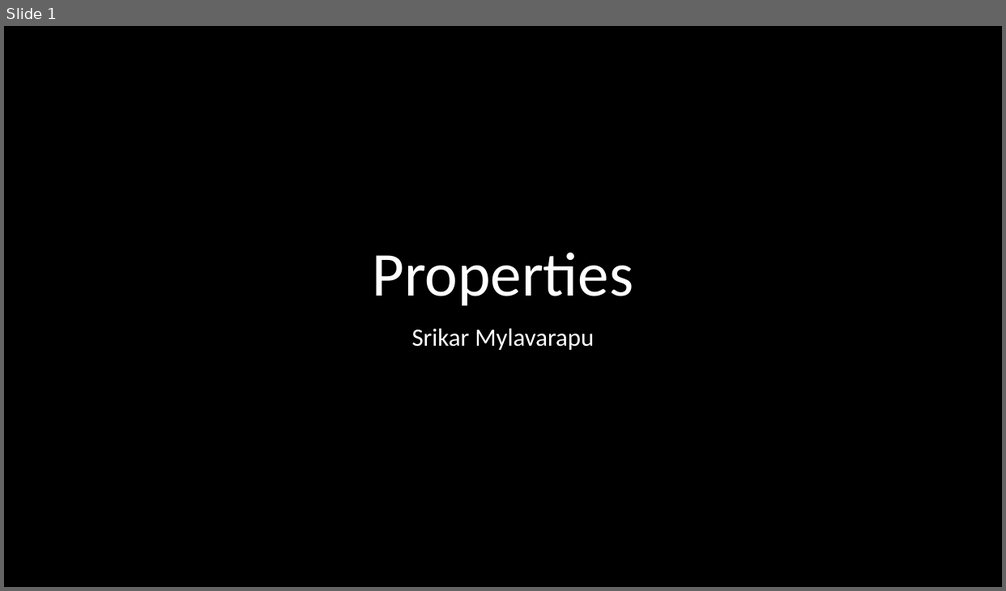
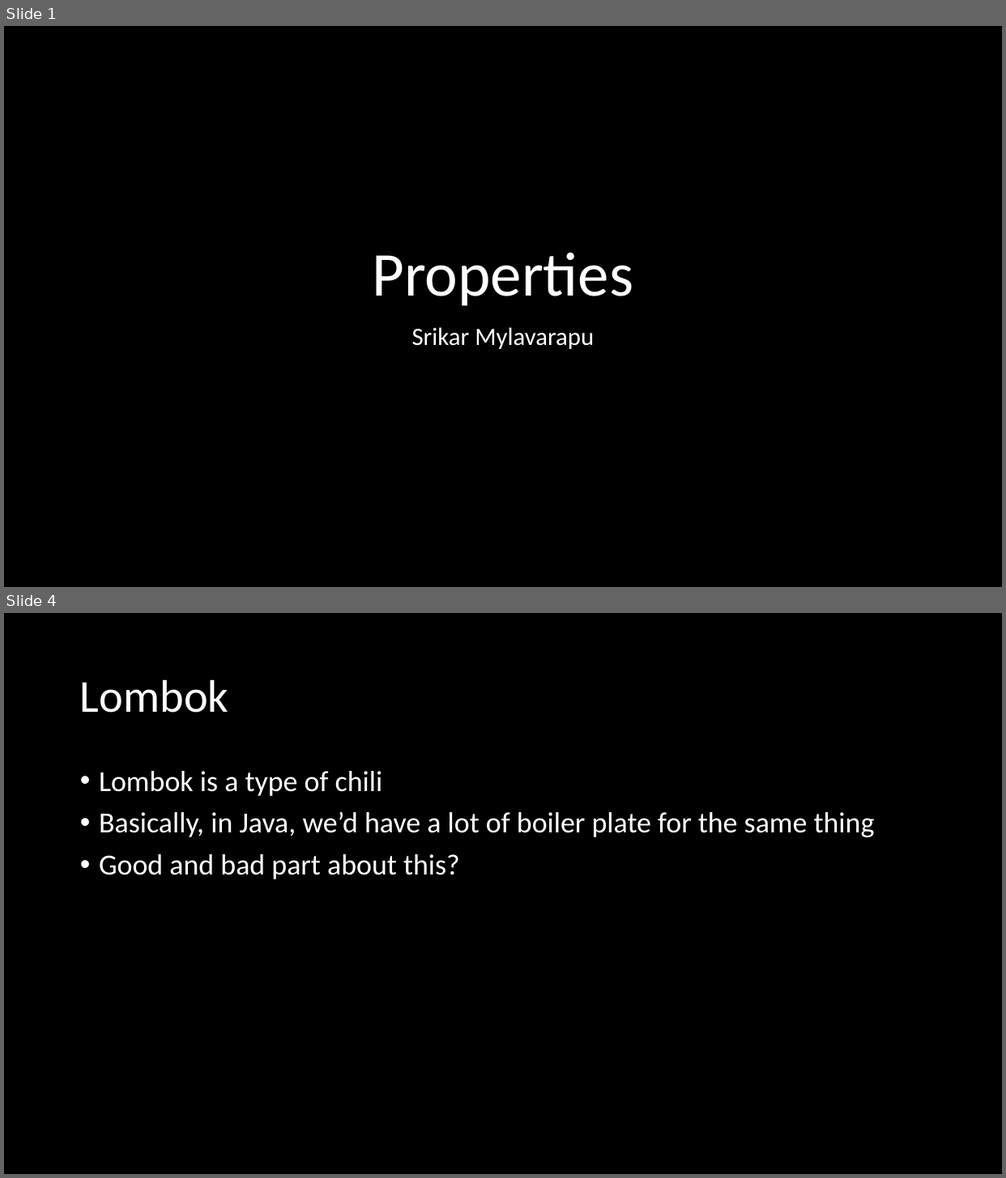
Before and after one commit to microsoft/Flash_University, a slide deck: CLR_via_CSharp/Chapter 10 - Properties/Properties.pptx. Shown one above the other, each under a label of ours: slide 1 before the commit, slides 1 and 4 after it; the slides between them are not shown. The pictures are 1006x591 and 1006x1178 pixels, drawn with LibreOffice and Linux fonts; fonts in the diff are those of the drawing. Boxes give left, top, right and bottom in pixels: in the first picture for what was removed or moved away, otherwise in the second. Text is boxed around its words. In the diff, an @@ line names an element or a change of style, - is before the commit and + after.

```diff
--- a/CLR_via_CSharp/Chapter 10 - Properties/Properties.pptx
+++ b/CLR_via_CSharp/Chapter 10 - Properties/Properties.pptx
@@ slide 4 added at (x1=4, y1=613, x2=1002, y2=1174), background #000000 @@
@@ title added at (x1=80, y1=679, x2=229, y2=713), 44 pt, text #FFFFFF @@
+Lombok
@@ text added at (x1=99, y1=771, x2=875, y2=879), 28 pt, text #FFFFFF @@
+• Lombok is a type of chili
+• Basically, in Java, we’d have a lot of boiler plate for the same thing
+• Good and bad part about this?
```
Also in this commit, not shown: 2 other slides added, 1 other file.
